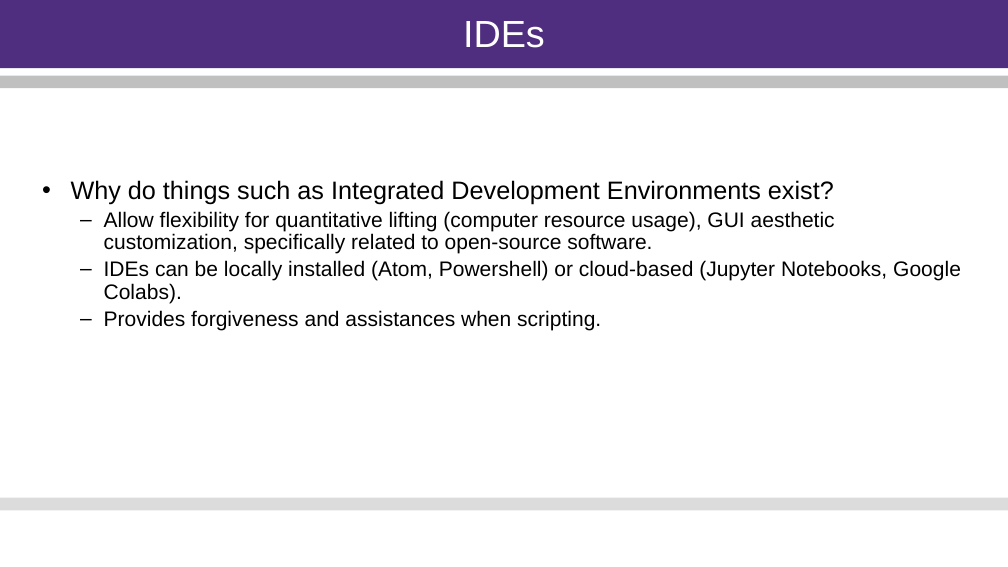
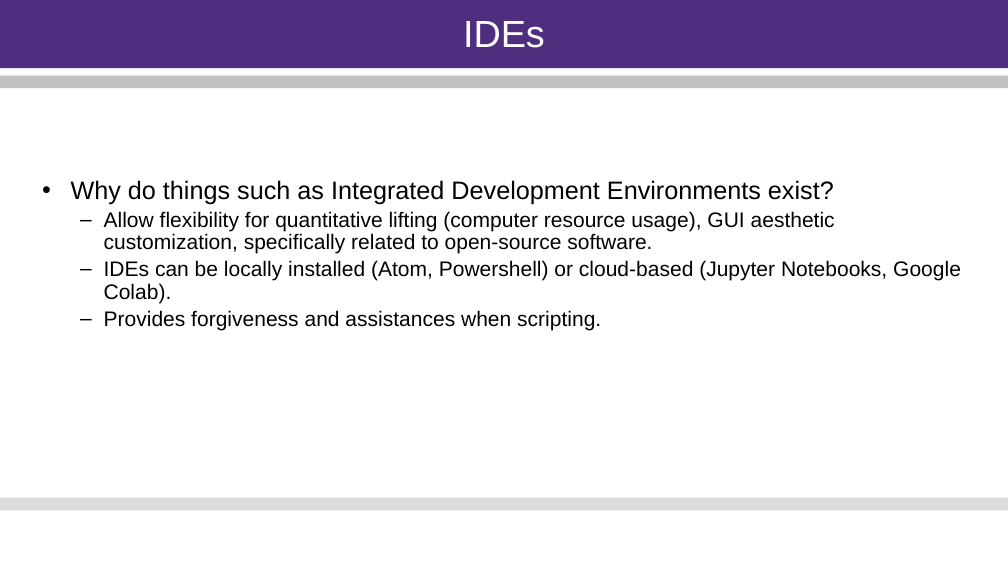
Before and after one commit to justinbkeeler/2023-NAA-Student, a slide deck: slide 31 of 23-0712 - WED - Supervised Machine Learning/23-0712 Supervised Learning.pptx. Drawn at 1008x567 pixels with LibreOffice and Linux fonts; fonts in the diff are those of the drawing. Boxes give left, top, right and bottom in pixels: in the first picture for what was removed or moved away, otherwise in the second. Text is boxed around its words. In the diff, an @@ line names an element or a change of style, - is before the commit and + after.

```diff
--- a/23-0712 - WED - Supervised Machine Learning/23-0712 Supervised Learning.pptx
+++ b/23-0712 - WED - Supervised Machine Learning/23-0712 Supervised Learning.pptx
@@ text at (104,260,961,303): text changed @@
-  – IDEs can be locally installed (Atom, Powershell) or cloud-based (Jupyter Notebooks, Google Colabs).
+  – IDEs can be locally installed (Atom, Powershell) or cloud-based (Jupyter Notebooks, Google Colab).
```
Also in this commit, not shown: 1 other file.
